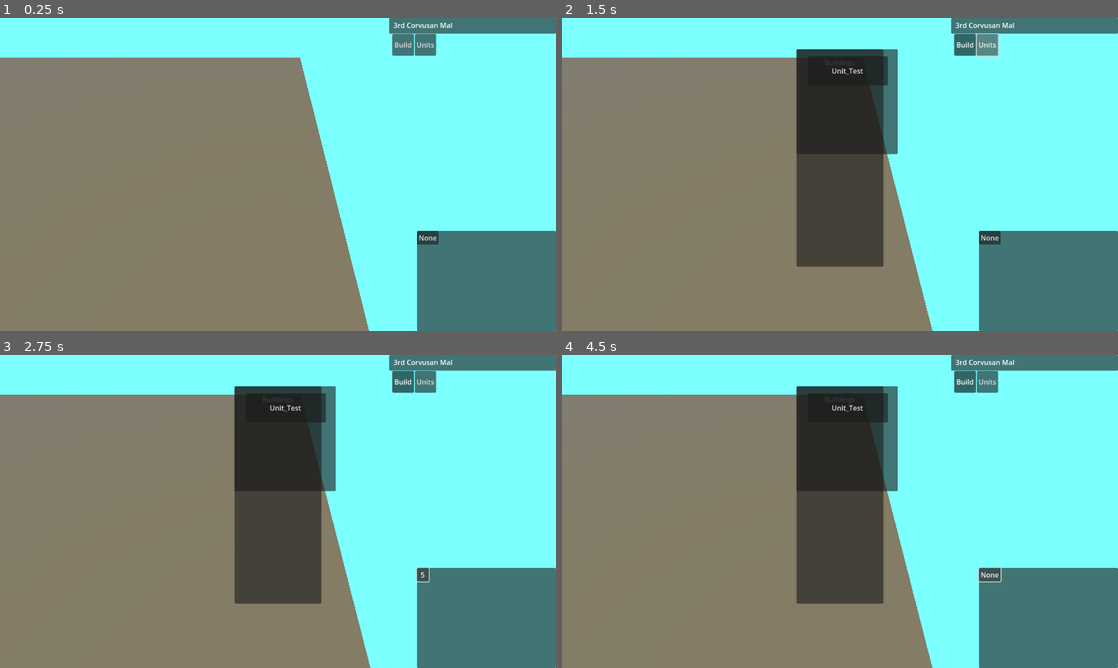
Above: before the commit, frames 1-4 (two rows, left to right).
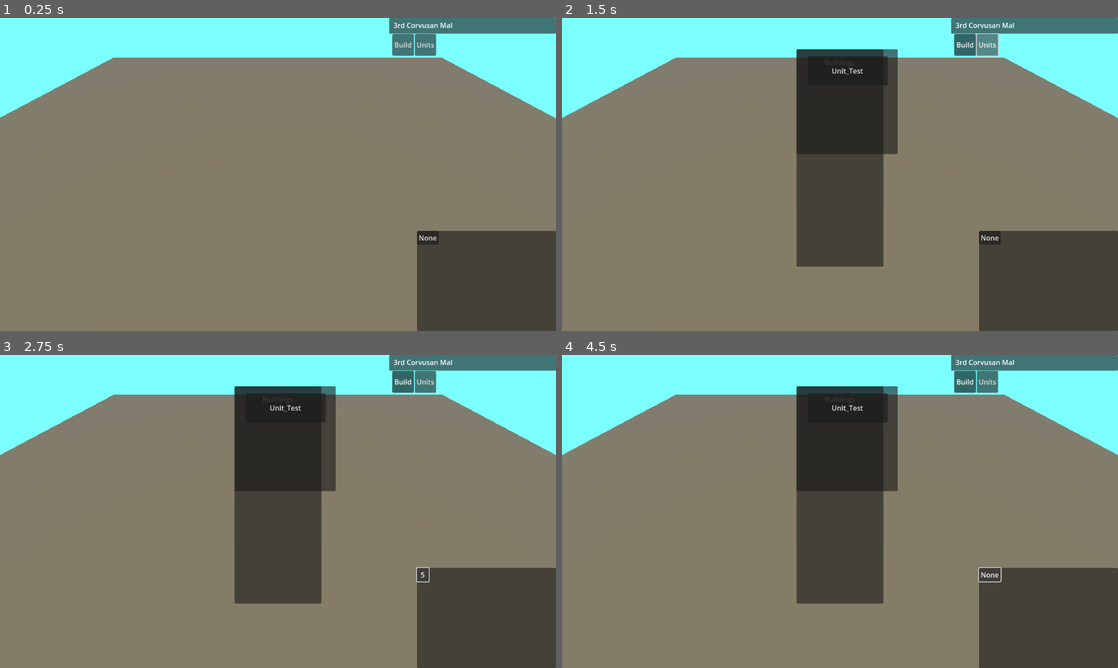
Above: after the commit, the same moments.

Repository: ChrisA98/IslesOfWar
Game: Godot game, scene res://GameScene.tscn
Same seed, same stepped clock (60 frames per second), same inputs: the game is played once before the commit and once after it.
Inputs:
- Up to frame 1 (0.25 s): no input
- Up to frame 2 (1.5 s): click "Build" at 0.5 s; click "Units" at 1.25 s
- Up to frame 3 (2.75 s): click "None" at 2 s
- Up to frame 4 (4.5 s): click "5" at 2.75 s; click "10" at 3.5 s; click "15" at 4.25 s

The runs differ from the first frame. In frame 1, 35% of the frame differs, in the area x 0-100%, y 12-100%; in frame 2, 34%; in frame 3, 34%; in frame 4, 34%.

Commit message:
I broke everything
Preparing for rework of buildings because I was dumb before

Diff:
--- /dev/null
+++ b/Project/Buildings/Barracks(DEPRECATED).tscn
@@ -0,0 +1,24 @@
+[gd_scene load_steps=4 format=3]
+
+[ext_resource type="Script" path="res://Buildings/Barracks.gd" id="1_oquua"]
+[ext_resource type="PackedScene" uid="uid://ccoruw5j562l7" path="res://Parent_Scenes/Building_Base.tscn" id="2_qvlfo"]
+
+[sub_resource type="CylinderMesh" id="CylinderMesh_s6ad3"]
+height = 1.0
+
+[node name="Barracks" type="Node3D"]
+script = ExtResource("1_oquua")
+
+[node name="Building_Base" parent="." instance=ExtResource("2_qvlfo")]
+
+[node name="MeshInstance3D" parent="Building_Base" index="0"]
+transform = Transform3D(1, 0, 0, 0, -4.37114e-08, -1, 0, 1, -4.37114e-08, 0, -0.5, 0)
+mesh = SubResource("CylinderMesh_s6ad3")
+
+[node name="StaticBody3D" parent="Building_Base" index="1"]
+transform = Transform3D(1, 0, 0, 0, 1, 0, 0, 0, 1, 0, -0.49989, 0)
+
+[node name="SpawnPoint" parent="Building_Base" index="3"]
+transform = Transform3D(1, 0, 0, 0, 1, 0, 0, 0, 1, 0, -0.5, 0.665436)
+
+[editable path="Building_Base"]
--- a/Project/Buildings/Barracks.tscn
+++ b/Project/Buildings/Barracks.tscn
@@ -1,24 +1,47 @@
-[gd_scene load_steps=4 format=3 uid="uid://bn1b878p8bt2x"]
+[gd_scene load_steps=7 format=3 uid="uid://dcfqc1d5vuj2d"]
 
-[ext_resource type="Script" path="res://Buildings/Barracks.gd" id="1_offj2"]
-[ext_resource type="PackedScene" uid="uid://ccoruw5j562l7" path="res://Parent_Scenes/Building_Base.tscn" id="1_rnfw4"]
+[ext_resource type="Script" path="res://Parent_Scenes/Scripts/Building_Base.gd" id="1_7cjhp"]
+[ext_resource type="Material" uid="uid://tv8sxu1y3jw7" path="res://Materials/preview_building_valid.tres" id="2_glx4n"]
 
-[sub_resource type="CylinderMesh" id="CylinderMesh_s6ad3"]
+[sub_resource type="CylinderMesh" id="CylinderMesh_hoihg"]
 height = 1.0
 
-[node name="Barracks" type="Node3D"]
-script = ExtResource("1_offj2")
+[sub_resource type="StandardMaterial3D" id="StandardMaterial3D_xyfiq"]
+albedo_color = Color(0.384314, 0.541176, 0.996078, 1)
 
-[node name="Building_Base" parent="." instance=ExtResource("1_rnfw4")]
+[sub_resource type="BoxShape3D" id="BoxShape3D_ibp2k"]
 
-[node name="MeshInstance3D" parent="Building_Base" index="0"]
+[sub_resource type="CylinderMesh" id="CylinderMesh_ar7to"]
+top_radius = 0.25
+bottom_radius = 0.25
+height = 0.018
+
+[node name="Building_Base" type="Node3D"]
+transform = Transform3D(5, 0, 0, 0, 5, 0, 0, 0, 5, 0, 2.5, 0)
+script = ExtResource("1_7cjhp")
+
+[node name="MeshInstance3D" type="MeshInstance3D" parent="."]
 transform = Transform3D(1, 0, 0, 0, -4.37114e-08, -1, 0, 1, -4.37114e-08, 0, -0.5, 0)
-mesh = SubResource("CylinderMesh_s6ad3")
+transparency = 0.55
+cast_shadow = 0
+mesh = SubResource("CylinderMesh_hoihg")
+surface_material_override/0 = SubResource("StandardMaterial3D_xyfiq")
 
-[node name="StaticBody3D" parent="Building_Base" index="1"]
-transform = Transform3D(1, 0, 0, 0, 1, 0, 0, 0, 1, 0, -0.49989, 0)
+[node name="StaticBody3D" type="StaticBody3D" parent="."]
+collision_layer = 2
+input_ray_pickable = false
 
-[node name="SpawnPoint" parent="Building_Base" index="3"]
-transform = Transform3D(1, 0, 0, 0, 1, 0, 0, 0, 1, 0, -0.5, 0.665436)
+[node name="CollisionShape3D" type="CollisionShape3D" parent="StaticBody3D"]
+shape = SubResource("BoxShape3D_ibp2k")
 
-[editable path="Building_Base"]
+[node name="RallyPoint" type="Node3D" parent="."]
+transform = Transform3D(1, 0, 0, 0, 1, 0, 0, 0, 1, 0, -0.462508, 1.59806)
+
+[node name="MeshInstance3D" type="MeshInstance3D" parent="RallyPoint"]
+transform = Transform3D(1, 0, 0, 0, 1, 0, 0, 0, 1, -0.002, -0.0465063, 0)
+mesh = SubResource("CylinderMesh_ar7to")
+surface_material_override/0 = ExtResource("2_glx4n")
+
+[node name="SpawnPoint" type="Node3D" parent="."]
+
+[connection signal="input_event" from="StaticBody3D" to="." method="_on_static_body_3d_input_event"]
--- a/Project/Buildings/Fort.tscn
+++ b/Project/Buildings/Fort.tscn
@@ -1,4 +1,4 @@
-[gd_scene load_steps=3 format=3 uid="uid://blowv5t7yvkvf"]
+[gd_scene load_steps=3 format=3]
 
 [ext_resource type="PackedScene" uid="uid://ccoruw5j562l7" path="res://Parent_Scenes/Building_Base.tscn" id="1_yqtop"]
 
--- /dev/null
+++ b/Project/Faction_Resources/Amerulf.tres
@@ -0,0 +1,7 @@
+[gd_resource type="JSON" format=3 uid="uid://brqdsvknffkl5"]
+
+[resource]
+data = {
+"buildings": ["Fort", "Barracks"],
+"name": "The Kingdom of Amerulf"
+}
--- a/Project/GameScene.gd
+++ b/Project/GameScene.gd
@@ -4,9 +4,8 @@
 @onready var cam = $Player_camera/Player_view
 @onready var UI_controller = $UI_Node
 @onready var world = $World
-var buildings = [
-	preload("res://Buildings/Fort.tscn"),
-	preload("res://Buildings/Barracks.tscn")]
+@onready var player_faction = preload("res://Faction_Resources/Amerulf.tres")
+var buildings = []
 var units = []
 var menu_buildings
 var world_buildings
@@ -27,6 +26,9 @@
 	#get building buttons UI element ref
 	menu_buildings = $UI_Node/Build_Menu/Building_Buttons.get_popup()
 	menu_buildings.id_pressed.connect(prep_building)
+	for b in player_faction.data.buildings:
+		buildings.push_back(load("res://Buildings/"+b+".tscn"))
+		$UI_Node/Build_Menu/Building_Buttons.get_popup().add_item(b)
 
 
 #Called every frame. 'delta' is the elapsed time since the previous frame.
@@ -102,8 +104,6 @@
 
 #prepare new building
 func prep_building(id):
-	print(id)
-
 	#clear existing preview buildings
 	if(preview_building != null):
 		preview_building.queue_free()
--- a/Project/GameScene.tscn
+++ b/Project/GameScene.tscn
@@ -194,9 +194,6 @@
 anchor_bottom = 0.12
 text = "Buildings"
 switch_on_hover = true
-item_count = 1
-popup/item_0/text = "Barracks"
-popup/item_0/id = 0
 
 [node name="Barracks_Menu" type="Panel" parent="UI_Node"]
 visible = false
@@ -215,7 +212,6 @@
 text = "Unit_Test"
 
 [node name="World" type="NavigationRegion3D" parent="."]
-transform = Transform3D(1, 0, 0, 0, 1, 0, 0, 0, 1, -34.5539, 0, 0)
 navigation_mesh = SubResource("NavigationMesh_0hmmo")
 script = ExtResource("3_q6gew")
 
--- a/Project/Parent_Scenes/Scripts/Building_Base.gd
+++ b/Project/Parent_Scenes/Scripts/Building_Base.gd
@@ -75,7 +75,7 @@
 	if snp>1:
 		collision_buffer=0.1
 	else:
-		collision_buffer = 1
+		collision_buffer = .5
 
 #pass press to signal activate signal
 func _on_static_body_3d_input_event(_camera, event, _position, _normal, _shape_idx):
